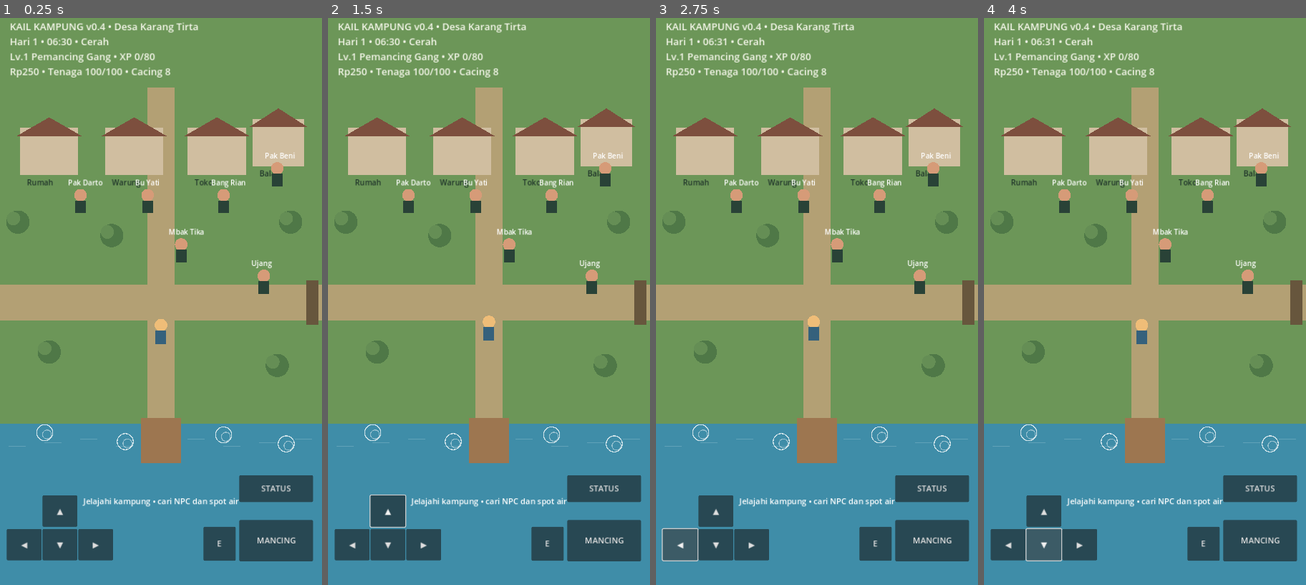
Above: before the commit, frames 1-4 (left to right).
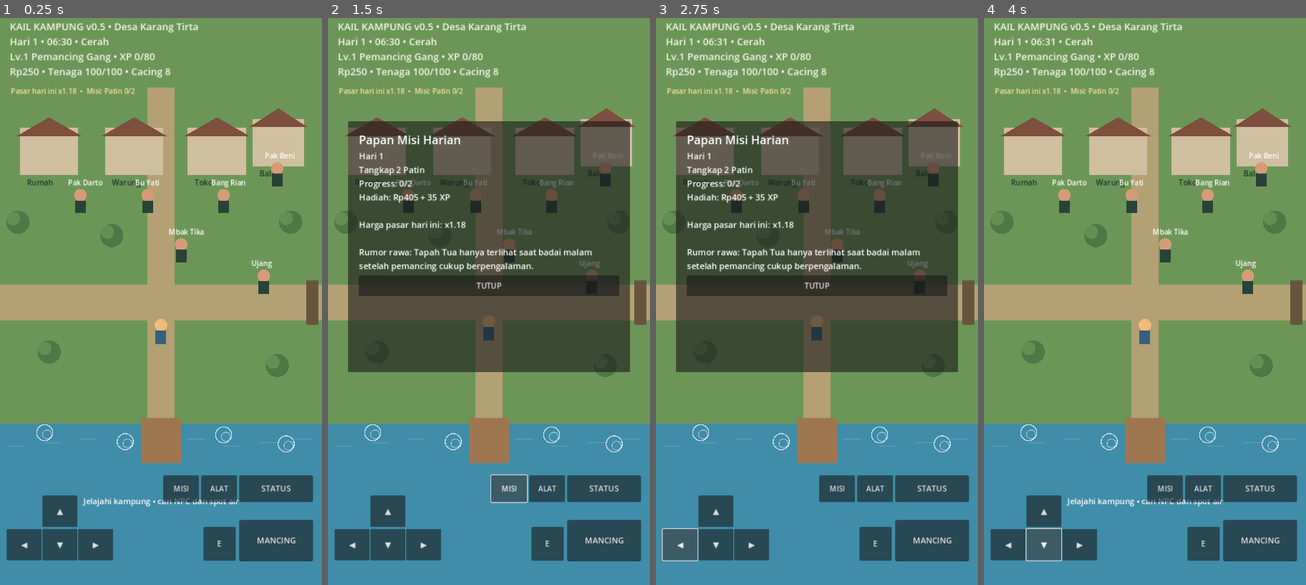
Above: after the commit, the same moments.

Repository: bravocompanion/mancing
Game: Godot game, scene res://Main.tscn
Same seed, same stepped clock (60 frames per second), same inputs: the game is played once before the commit and once after it.
Inputs (mouse positions are in pixels of both pictures, inside the frame that each line leads up to):
- Up to frame 1 (0.25 s): no input
- Up to frame 2 (1.5 s): click "▲" at 0.5 s; click (508, 488) at 1.25 s, where only the run after the commit has a clickable "MISI"
- Up to frame 3 (2.75 s): click "◀" at 2 s
- Up to frame 4 (4 s): click (1202, 488) at 2.75 s, where only the run after the commit has a clickable "ALAT"; click "▼" at 3.5 s

The runs differ from the first frame. In frame 1, 1.3% of the frame differs, in the area x 3-74%, y 0-86%; in frame 2, 40%, in the area x 3-94%, y 0-90%; in frame 3, 40%; in frame 4, 1.4%.

Commit message:
Wire v0.5 extension into main Godot scene

Diff:
--- a/Main.tscn
+++ b/Main.tscn
@@ -1,6 +1,10 @@
-[gd_scene load_steps=2 format=3]
+[gd_scene load_steps=3 format=3]
 
 [ext_resource path="res://scripts/main.gd" type="Script" id="1"]
+[ext_resource path="res://scripts/v05_extension.gd" type="Script" id="2"]
 
 [node name="Main" type="Node2D"]
 script = ExtResource("1")
+
+[node name="V05Extension" type="Node" parent="."]
+script = ExtResource("2")
